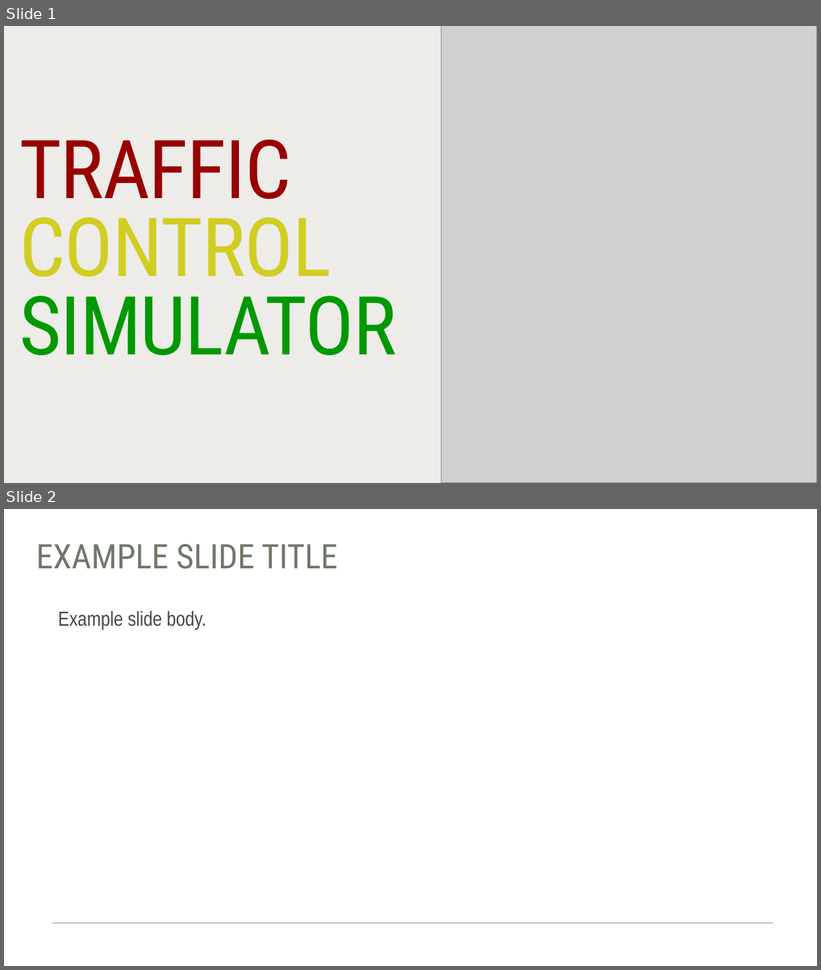
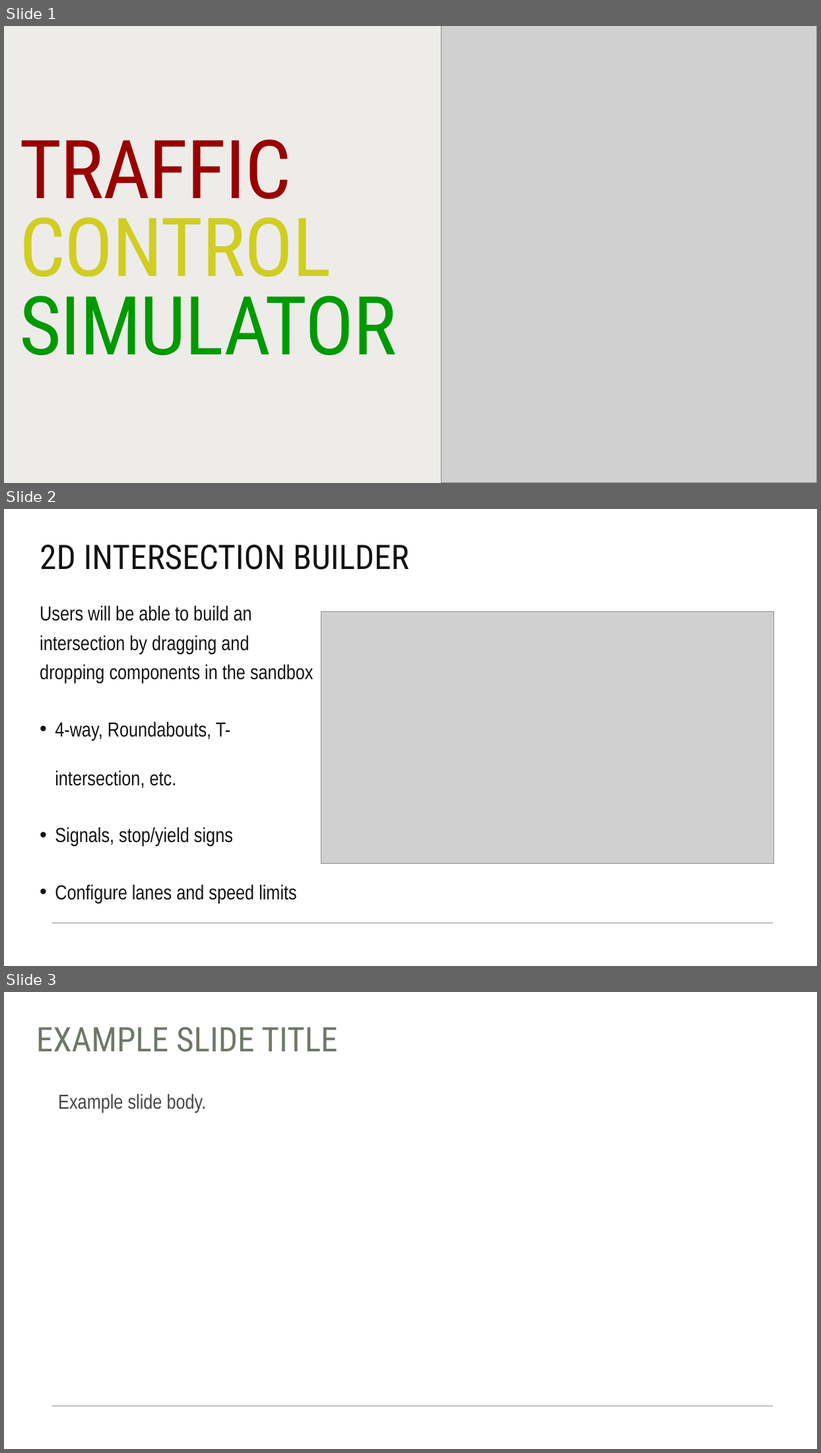
Before and after one commit to Team-Gala-JP/Team-Gala-JP, a slide deck: Traffic-Simulator.pptx. Shown one above the other, each under a label of ours: slides 1 and 2 before the commit, slides 1, 2 and 3 after it. The pictures are 821x970 and 821x1453 pixels, drawn with LibreOffice and Linux fonts; fonts in the diff are those of the drawing; grey boxes stand for pictures. Boxes give left, top, right and bottom in pixels: in the first picture for what was removed or moved away, otherwise in the second. Text is boxed around its words. In the diff, an @@ line names an element or a change of style, - is before the commit and + after.

Commit message:
Made 2d intersection builder slide

```diff
--- a/Traffic-Simulator.pptx
+++ b/Traffic-Simulator.pptx
@@ slide 2 added at box(4, 509, 817, 966), background #FFFFFF; not listed: 1 template element that a slide beside it also shows @@
@@ title added at box(40, 545, 409, 570), 40 pt, text #131313 @@
+2D INTERSECTION BUILDER
@@ text added at box(40, 605, 314, 904), 24 pt, text #131313 @@
+Users will be able to build an intersection by dragging and dropping components in the sandbox
+• 4-way, Roundabouts, T-intersection, etc.
+• Signals, stop/yield signs
+• Configure lanes and speed limits
@@ rectangle added at box(322, 612, 774, 864), fill #131313, outline #131313 1.5 pt @@
@@ picture added at box(322, 612, 774, 864) @@
@@ what was slide 2 is now slide 3 @@
```
